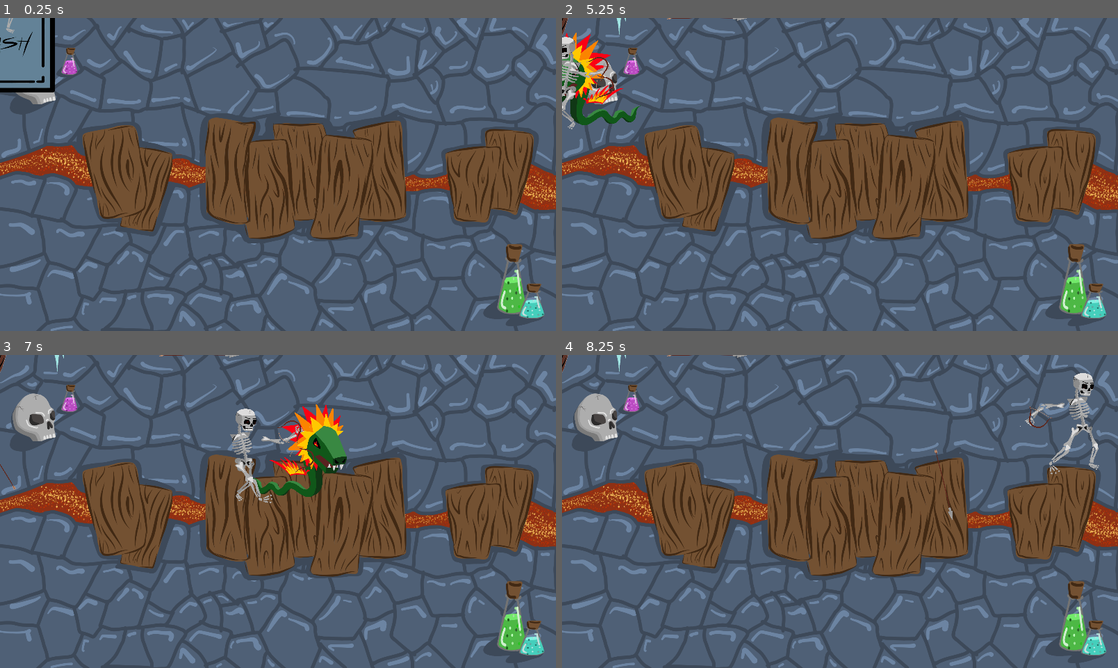
Above: before the commit, frames 1-4 (two rows, left to right).
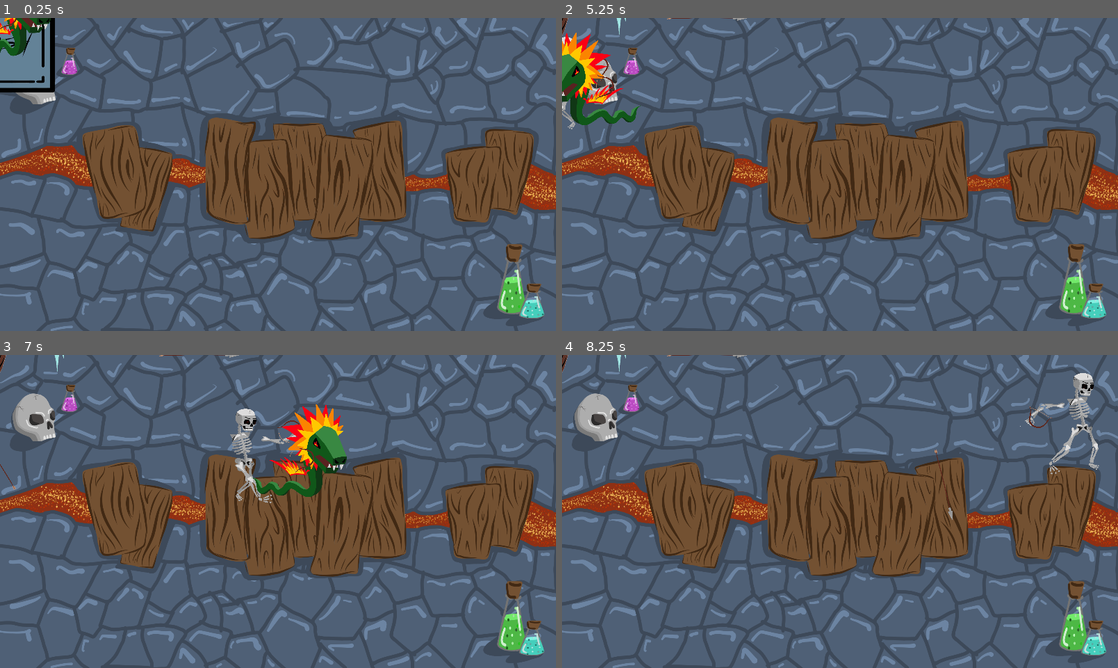
Above: after the commit, the same moments.

Repository: RNSM-Games/godot-gmtk-jam-2023
Game: Godot game, scene res://scenes/RealMain.tscn
Two runs of this game, one before a commit and one after it. Both use one fixed random seed, a clock stepped at 60 frames per second and the inputs below. This scene is started directly instead of the project's main scene.
Inputs (mouse positions are in pixels of both pictures, inside the frame that each line leads up to):
- Up to frame 1 (0.25 s): no input
- Up to frame 2 (5.25 s): tap Enter at 0.5 s; move the mouse to (962, 158) at 0.52 s; hold Right (right) 0.53-1.28 s; hold Right mouse button (Ability) 0.53-1.28 s; click (962, 158) at 0.8 s; move the mouse to (728, 190) at 1.27 s; hold Down (down) 1.28-2.03 s; click (728, 190) at 1.35 s; right-click (728, 190) at 1.55 s; move the mouse to (895, 105) at 2.02 s; hold Right (right) 2.03-2.78 s; hold Right mouse button (Ability) 2.03-2.78 s; click (895, 105) at 2.3 s; move the mouse to (812, 237) at 2.77 s; hold Up (up) 2.78-3.53 s; click (812, 237) at 2.85 s; right-click (812, 237) at 3.05 s; move the mouse to (1006, 221) at 3.52 s; hold Right mouse button (Ability) 3.53-4.28 s; hold Left (left) 3.53-5.03 s; click (1006, 221) at 3.8 s; move the mouse to (673, 127) at 4.27 s; click (673, 127) at 4.35 s; right-click (673, 127) at 4.55 s; move the mouse to (867, 174) at 5.02 s; hold Down (down) from 5.03 s (still down); hold Right mouse button (Ability) from 5.03 s (still down)
- Up to frame 3 (7 s): click (305, 511) at 5.3 s; move the mouse to (194, 433) at 5.77 s; release Down (down) at 5.78 s; release Right mouse button (Ability) at 5.78 s; hold Right (right) 5.78-6.53 s; click (194, 433) at 5.85 s; right-click (194, 433) at 6.05 s; move the mouse to (400, 495) at 6.52 s; hold Up (up) from 6.53 s (still down); hold Right mouse button (Ability) from 6.53 s (still down); click (400, 495) at 6.8 s
- Up to frame 4 (8.25 s): move the mouse to (728, 527) at 7.27 s; release Up (up) at 7.28 s; release Right mouse button (Ability) at 7.28 s; hold Right (right) 7.28-8.03 s; click (728, 527) at 7.35 s; right-click (728, 527) at 7.55 s; move the mouse to (895, 442) at 8.02 s; hold Down (down) from 8.03 s (still down); hold Right mouse button (Ability) from 8.03 s (still down)

The runs differ from the first frame. In frame 1, 0.6% of the frame differs, in the area x 0-10%, y 0-13%; in frame 2, 0.5%; in frame 3, less than 0.1%; in frame 4, nothing differs.
Error in both runs: Cannot call method 'get_child' on a null value. (res://scripts/Equippable/RangedWeapon.gd:20)

Commit message:
add wendy

Diff:
--- a/scenes/Abilities/EnemyStateSystem.tscn
+++ /dev/null
@@ -1,19 +0,0 @@
-[gd_scene load_steps=5 format=3 uid="uid://cpdkwg7vsst2"]
-
-[ext_resource type="Script" path="res://scripts/StateMachine.gd" id="1_e5ago"]
-[ext_resource type="Script" path="res://scripts/Enemy/States/Chase.gd" id="2_fjifn"]
-[ext_resource type="Script" path="res://scripts/Enemy/States/Attack.gd" id="3_ksmg3"]
-[ext_resource type="Script" path="res://scripts/Enemy/States/UseAbility.gd" id="4_clo4x"]
-
-[node name="EnemyStateSystem" type="Node" node_paths=PackedStringArray("current_state")]
-script = ExtResource("1_e5ago")
-current_state = NodePath("Chase")
-
-[node name="Chase" type="Node" parent="."]
-script = ExtResource("2_fjifn")
-
-[node name="Attack" type="Node" parent="."]
-script = ExtResource("3_ksmg3")
-
-[node name="UseAbility" type="Node" parent="."]
-script = ExtResource("4_clo4x")
--- a/scenes/Creatures/quetz.tscn
+++ b/scenes/Creatures/quetz.tscn
@@ -40,7 +40,6 @@
 script = ExtResource("2_7ijrq")
 weapon = NodePath("../Weapon/ranged_weapon")
 ability = NodePath("../Ability/Dodge")
-max_health = 10000
 health = 10
 damage = 1.0
 speed = 600.0
--- /dev/null
+++ b/scenes/Creatures/wendy.tscn
@@ -0,0 +1,65 @@
+[gd_scene load_steps=11 format=3 uid="uid://bil53nsj2sqr6"]
+
+[ext_resource type="Script" path="res://scripts/PlayerController.gd" id="1_s4wpd"]
+[ext_resource type="Script" path="res://scripts/Creature/Creature.gd" id="2_surq6"]
+[ext_resource type="Texture2D" uid="uid://e8v6mixhjnoy" path="res://assets/Creatures/windy_1.png" id="3_bdcwy"]
+[ext_resource type="Texture2D" uid="uid://t2g4fo08bsk1" path="res://assets/Creatures/windy_2.png" id="4_t4jo5"]
+[ext_resource type="Texture2D" uid="uid://df1ghfstx75ec" path="res://assets/Creatures/windy_3.png" id="5_gfcfp"]
+[ext_resource type="Texture2D" uid="uid://dwj7am4e4xqge" path="res://assets/Creatures/windy_4.png" id="6_vqatp"]
+[ext_resource type="PackedScene" uid="uid://bqfwsrqxa22ff" path="res://scenes/Abilities/Dodge.tscn" id="10_7w8l5"]
+[ext_resource type="PackedScene" uid="uid://b8os1j4od05im" path="res://scenes/Weapons/ranged_weapon.tscn" id="11_nklw1"]
+
+[sub_resource type="SpriteFrames" id="SpriteFrames_xacgo"]
+animations = [{
+"frames": [{
+"duration": 1.0,
+"texture": ExtResource("3_bdcwy")
+}, {
+"duration": 1.0,
+"texture": ExtResource("4_t4jo5")
+}, {
+"duration": 1.0,
+"texture": ExtResource("5_gfcfp")
+}, {
+"duration": 1.0,
+"texture": ExtResource("6_vqatp")
+}],
+"loop": true,
+"name": &"walk",
+"speed": 5.0
+}]
+
+[sub_resource type="CircleShape2D" id="CircleShape2D_3x2rt"]
+radius = 164.59
+
+[node name="Wendy" type="CharacterBody2D" node_paths=PackedStringArray("body") groups=["entity", "player"]]
+scale = Vector2(0.4, 0.4)
+script = ExtResource("1_s4wpd")
+body = NodePath("Body")
+
+[node name="Body" type="Node2D" parent="." node_paths=PackedStringArray("weapon", "ability")]
+script = ExtResource("2_surq6")
+weapon = NodePath("../Weapon/ranged_weapon")
+ability = NodePath("../Ability/Dodge")
+health = 10
+damage = 1.0
+speed = 600.0
+
+[node name="AnimatedSprite2D" type="AnimatedSprite2D" parent="Body"]
+scale = Vector2(-1, 1)
+sprite_frames = SubResource("SpriteFrames_xacgo")
+animation = &"walk"
+frame_progress = 0.782817
+
+[node name="Ability" type="Node2D" parent="."]
+
+[node name="Dodge" parent="Ability" node_paths=PackedStringArray("character") instance=ExtResource("10_7w8l5")]
+character = NodePath("../..")
+
+[node name="Weapon" type="Node2D" parent="."]
+
+[node name="ranged_weapon" parent="Weapon" node_paths=PackedStringArray("character") instance=ExtResource("11_nklw1")]
+character = NodePath("../..")
+
+[node name="Hitbox" type="CollisionShape2D" parent="."]
+shape = SubResource("CircleShape2D_3x2rt")
--- a/scenes/EnemyStateSystem.tscn
+++ /dev/null
@@ -1,19 +0,0 @@
-[gd_scene load_steps=5 format=3 uid="uid://4nkk4mlee257"]
-
-[ext_resource type="Script" path="res://scripts/Enemy/StateMachine.gd" id="1_e5ago"]
-[ext_resource type="Script" path="res://scripts/Enemy/States/Chase.gd" id="2_fjifn"]
-[ext_resource type="Script" path="res://scripts/Enemy/States/Attack.gd" id="3_ksmg3"]
-[ext_resource type="Script" path="res://scripts/Enemy/States/UseAbility.gd" id="4_clo4x"]
-
-[node name="EnemyStateSystem" type="Node" node_paths=PackedStringArray("current_state")]
-script = ExtResource("1_e5ago")
-current_state = NodePath("Chase")
-
-[node name="Chase" type="Node" parent="."]
-script = ExtResource("2_fjifn")
-
-[node name="Attack" type="Node" parent="."]
-script = ExtResource("3_ksmg3")
-
-[node name="UseAbility" type="Node" parent="."]
-script = ExtResource("4_clo4x")
--- a/scenes/RealMain.tscn
+++ b/scenes/RealMain.tscn
@@ -18,9 +18,9 @@
 one_shot = true
 autostart = true
 
+[node name="Card" parent="." instance=ExtResource("4_8knci")]
+
 [node name="Quetz" parent="." instance=ExtResource("4_avqss")]
-
-[node name="Card" parent="." instance=ExtResource("4_8knci")]
 
 [connection signal="timeout" from="Timer" to="." method="_on_timer_timeout"]
 [connection signal="cardExploded" from="Card" to="." method="_on_card_card_exploded"]
Binary file added: assets/Creatures/windy_1.png
Not shown, added: assets/Creatures/windy_1.png.import
Binary file added: assets/Creatures/windy_2.png
Not shown, added: assets/Creatures/windy_2.png.import
Binary file added: assets/Creatures/windy_3.png
Not shown, added: assets/Creatures/windy_3.png.import
Binary file added: assets/Creatures/windy_4.png
Not shown, added: assets/Creatures/windy_4.png.import
